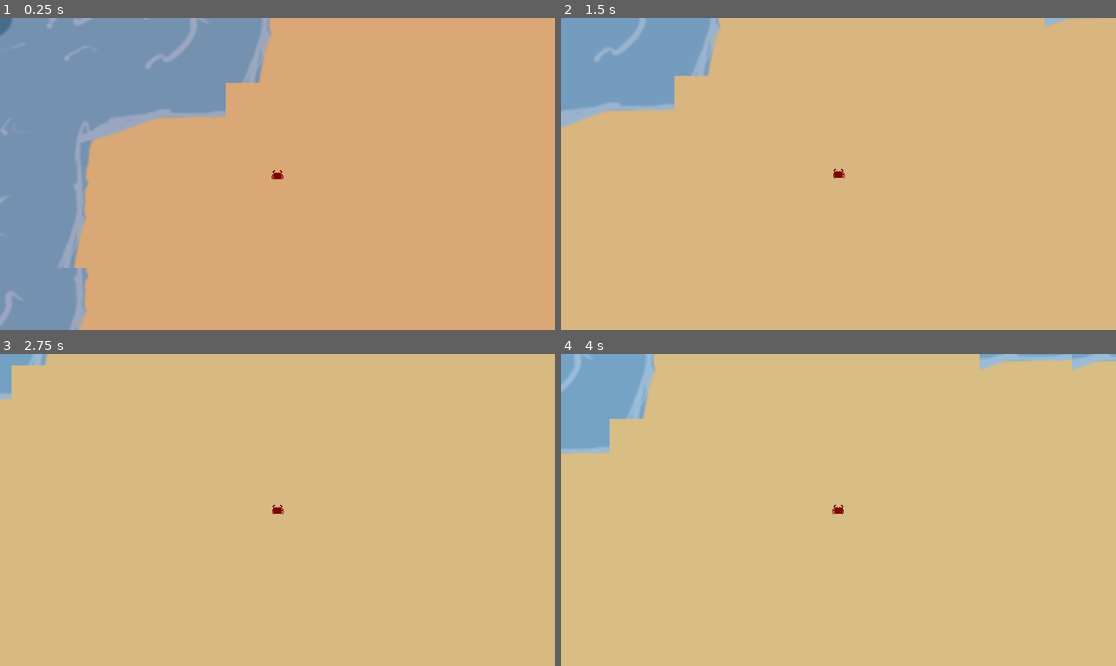
Above: before the commit, frames 1-4 (two rows, left to right).
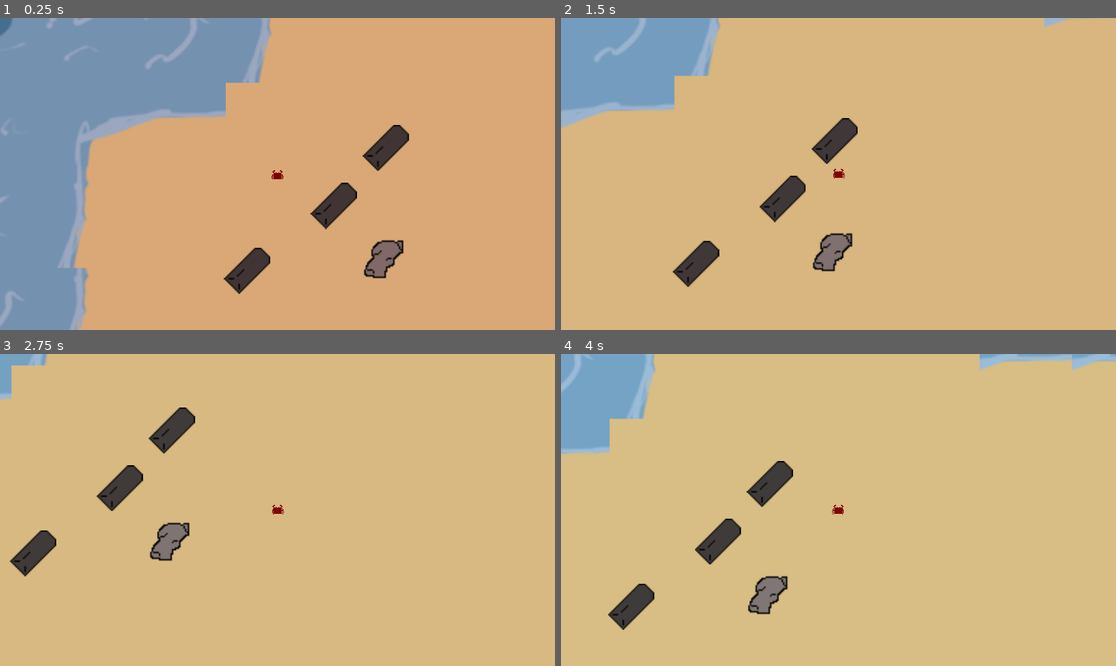
Above: after the commit, the same moments.

Repository: nporposoft/crabs-on-the-island
Game: Godot game, scene res://scenes/island_v1/island_v1.tscn
Two runs of this game, one before a commit and one after it. Both use one fixed random seed, a clock stepped at 60 frames per second and the inputs below.
Inputs:
- Up to frame 1 (0.25 s): no input
- Up to frame 2 (1.5 s): tap Enter at 0.5 s; hold D (move_right) 0.53-1.28 s; hold Shift (dodge) 0.53-1.28 s; hold S (move_down) from 1.28 s (still down); tap Shift (dodge) at 1.35 s
- Up to frame 3 (2.75 s): release S (move_down) at 2.03 s; hold D (move_right) from 2.03 s (still down); hold Shift (dodge) from 2.03 s (still down)
- Up to frame 4 (4 s): release D (move_right) at 2.78 s; release Shift (dodge) at 2.78 s; hold W (move_up) 2.78-3.53 s; tap Shift (dodge) at 2.85 s; hold A (move_left) from 3.53 s (still down); hold Shift (dodge) from 3.53 s (still down)

The runs differ from the first frame. In frame 1, 2.5% of the frame differs, in the area x 40-74%, y 34-89%; in frame 2, 2.5%; in frame 3, 2.5%; in frame 4, 2.5%, in the area x 8-42%, y 34-89%.

Commit message:
make world clock global

Diff:
--- a/scenes/WorldClock.gd
+++ b/Clock.gd
@@ -1,9 +1,10 @@
-class_name WorldClock
+class_name Clock
 
 extends Node
 
 var time: float = 0.3
 @export var _time_scale: float = 0.01
 
+
 func _process(delta: float) -> void:
 	time = fmod(time + (delta * _time_scale), 1.0)
--- a/project.godot
+++ b/project.godot
@@ -17,6 +17,7 @@
 
 [autoload]
 
+WorldClock="*res://Clock.gd"
 MutationEngine="*res://crabs/Mutator.gd"
 
 [display]
--- a/resource.gd
+++ b/resource.gd
@@ -30,11 +30,5 @@
 		return extractAmount
 
 
-# Called when the node enters the scene tree for the first time.
 func _ready():
 	_set_resource(material, amount, is_chunk)
-
-
-# Called every frame. 'delta' is the elapsed time since the previous frame.
-func _process(delta):
-	pass
--- a/scenes/DayNightCycle.gd
+++ b/scenes/DayNightCycle.gd
@@ -3,9 +3,7 @@
 extends CanvasModulate
 
 @export var _colorGradient: GradientTexture1D
-@export var _clock: WorldClock
 
-
-func _process(delta: float) -> void:
-	var gradientValue: float = 0.5 * sin(2 * PI * _clock.time - (PI / 2)) + 0.5
+func _process(_delta: float) -> void:
+	var gradientValue: float = 0.5 * sin(2 * PI * WorldClock.time - (PI / 2)) + 0.5
 	color = _colorGradient.gradient.sample(gradientValue)
--- a/scenes/WorldClock.tscn
+++ /dev/null
@@ -1,6 +0,0 @@
-[gd_scene load_steps=2 format=3 uid="uid://dcfm07kupsf77"]
-
-[ext_resource type="Script" path="res://scenes/WorldClock.gd" id="1_s4t78"]
-
-[node name="WorldClock" type="Node"]
-script = ExtResource("1_s4t78")
--- a/scenes/island_v1/island_v1.tscn
+++ b/scenes/island_v1/island_v1.tscn
@@ -1,10 +1,10 @@
 [gd_scene load_steps=8 format=4 uid="uid://co582gapcsfm4"]
 
-[ext_resource type="PackedScene" uid="uid://dcfm07kupsf77" path="res://scenes/WorldClock.tscn" id="1_3mt5c"]
 [ext_resource type="Texture2D" uid="uid://dovldgw8fq5vi" path="res://assets/temp-tilemap.png" id="1_gs215"]
 [ext_resource type="PackedScene" uid="uid://c0mfa4rplirjk" path="res://player.tscn" id="2_0en58"]
 [ext_resource type="PackedScene" uid="uid://2uy6byy1384y" path="res://scenes/day_night_cycle.tscn" id="2_4tlql"]
 [ext_resource type="PackedScene" uid="uid://ch3lyfrb4hms3" path="res://crabs/Crab.tscn" id="3_s85qb"]
+[ext_resource type="PackedScene" uid="uid://b530dsmiuti0k" path="res://resource.tscn" id="6_2lyxb"]
 
 [sub_resource type="TileSetAtlasSource" id="TileSetAtlasSource_t8rii"]
 texture = ExtResource("1_gs215")
@@ -54,19 +54,36 @@
 
 [node name="IslandV1" type="Node2D"]
 
-[node name="WorldClock" parent="." instance=ExtResource("1_3mt5c")]
-
-[node name="DayNightCycle" parent="." node_paths=PackedStringArray("_clock") instance=ExtResource("2_4tlql")]
-_clock = NodePath("../WorldClock")
+[node name="DayNightCycle" parent="." instance=ExtResource("2_4tlql")]
 
 [node name="TileMapLayer" type="TileMapLayer" parent="."]
 tile_map_data = PackedByteArray("AAAAAAAAAAABAAYAAAAAAAEAAAABAAYAAAAAAAIAAAABAAYAAAAAAAMAAAABAAYAAAAAAAQAAAABAAYAAAAAAA …(6160 unchanged characters)…
 tile_set = SubResource("TileSet_gcsg8")
 
 [node name="Player" parent="." instance=ExtResource("2_0en58")]
+z_index = 1
 position = Vector2(484, 255)
 metadata/_edit_group_ = true
 
 [node name="Crab" parent="Player" instance=ExtResource("3_s85qb")]
 
+[node name="resource" parent="." instance=ExtResource("6_2lyxb")]
+position = Vector2(523, 277)
+
+[node name="resource2" parent="." instance=ExtResource("6_2lyxb")]
+material = 1
+position = Vector2(559, 237)
+material = 1
+
+[node name="resource3" parent="." instance=ExtResource("6_2lyxb")]
+material = 0
+position = Vector2(463, 322)
+material = 0
+
+[node name="resource4" parent="." instance=ExtResource("6_2lyxb")]
+material = 1
+position = Vector2(557, 314)
+material = 1
+is_chunk = true
+
 [editable path="DayNightCycle"]
Not shown: 1 places in resource.tscn that only renumber resources
